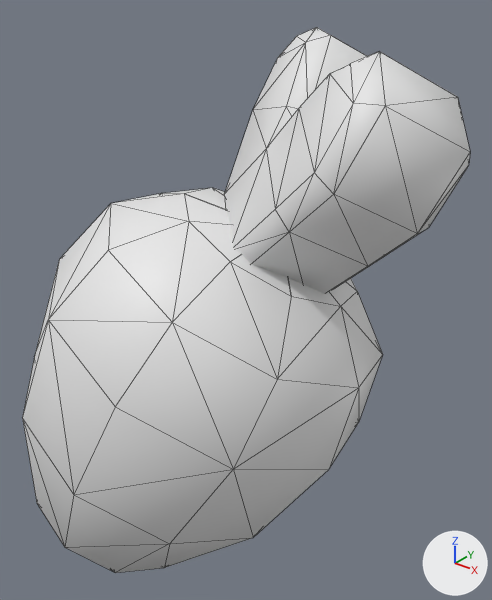
One commit to the OBJ model Assets/Fruits/carrot.obj: the scene before it, then after it.
One viewpoint serves both versions: a 50 mm lens placed at (10.52, -11.62, 15.61), pointed at (0.97, 0.32, 8.21). The axes (+X, +Y, +Z) are drawn at lower right. The lights are the same throughout. Mesh edges are drawn as thin lines. Where no turn or scale is listed for an object, it has been applied to the vertices. Vertices at the same position are counted once.

Script lines for the objects in view, before the commit:
```python
me_carrot = bpy.data.meshes.new('carrot')
me_carrot.from_pydata(...)  # 80 vertices, 140 faces; spans x -4.33..4.65, y -4.84..3.77, z -0.09..10.94
me_carrot.polygons.foreach_set('use_smooth', [True] * 140)
me_carrotleaf = bpy.data.meshes.new('carrotLeaf')
me_carrotleaf.from_pydata(...)  # 56 vertices, 108 faces; spans x -0.07..6.18, y -1.74..4.09, z 8.78..14.41
me_carrotleaf.polygons.foreach_set('use_smooth', [True] * 108)
ob_carrot = bpy.data.objects.new('carrot', me_carrot)
ob_carrot.location = (0.0, 0.0, 0.0)
ob_carrotleaf = bpy.data.objects.new('carrotLeaf', me_carrotleaf)
ob_carrotleaf.location = (0.0, 0.0, 0.0)
```
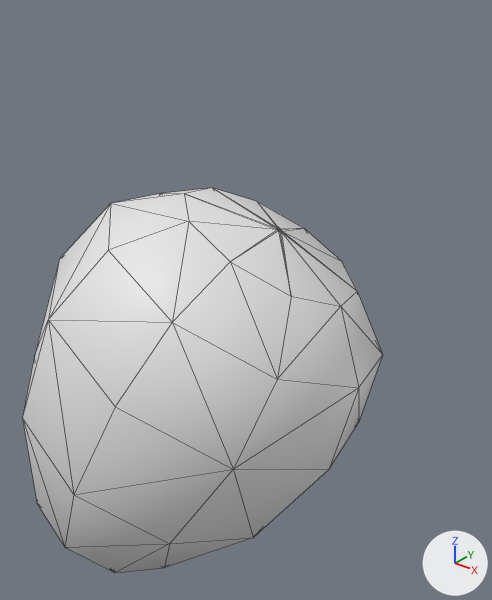
Pixel boxes [x1, y1, x2, y2] of what changed, in the pictures (492 x 600 px; the box of a moved part takes in the faces that stretch with it):
'carrotLeaf', deleted
    before: [224, 27, 470, 294]
part 1 of me_carrot, moved or reshaped
    both: [207, 190, 361, 336]

The change in detail:
me_carrot has 80 vertices, 140 faces and spans x -4.33..4.65, y -4.84..3.77, z -0.09..10.94.
me_carrot is used by ob_carrot; location (0.0, 0.0, 0.0).
Part 1, on me_carrot:
140 faces are deleted.
140 new faces join them.
Object 'carrotLeaf' (ob_carrotleaf) is deleted.
